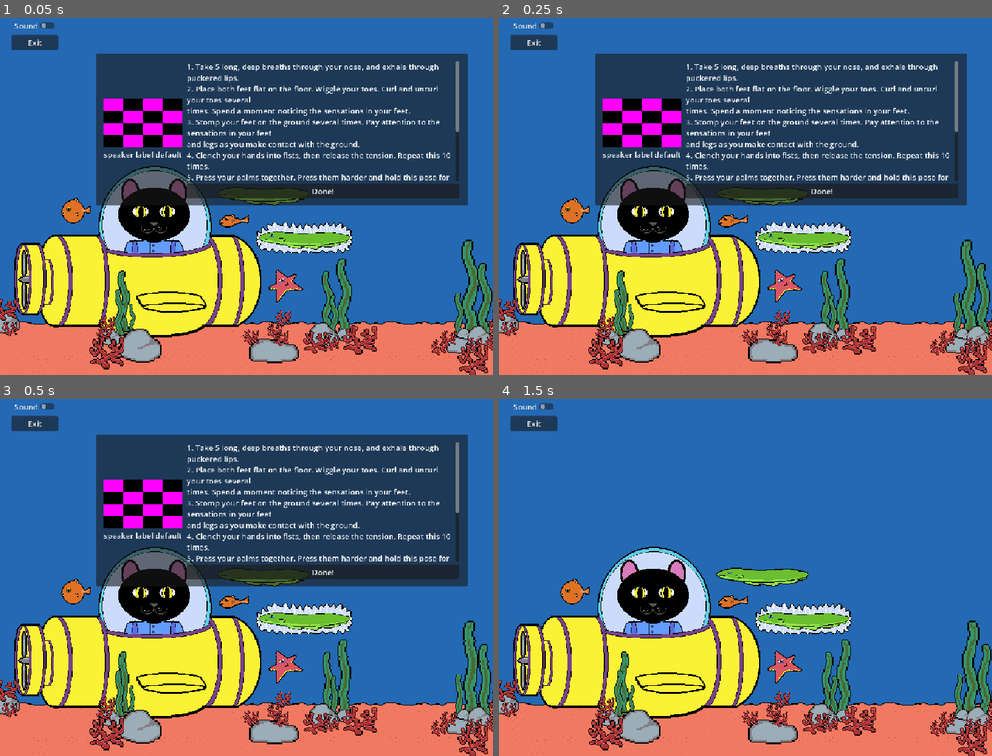
Above: before the commit, frames 1-4 (two rows, left to right).
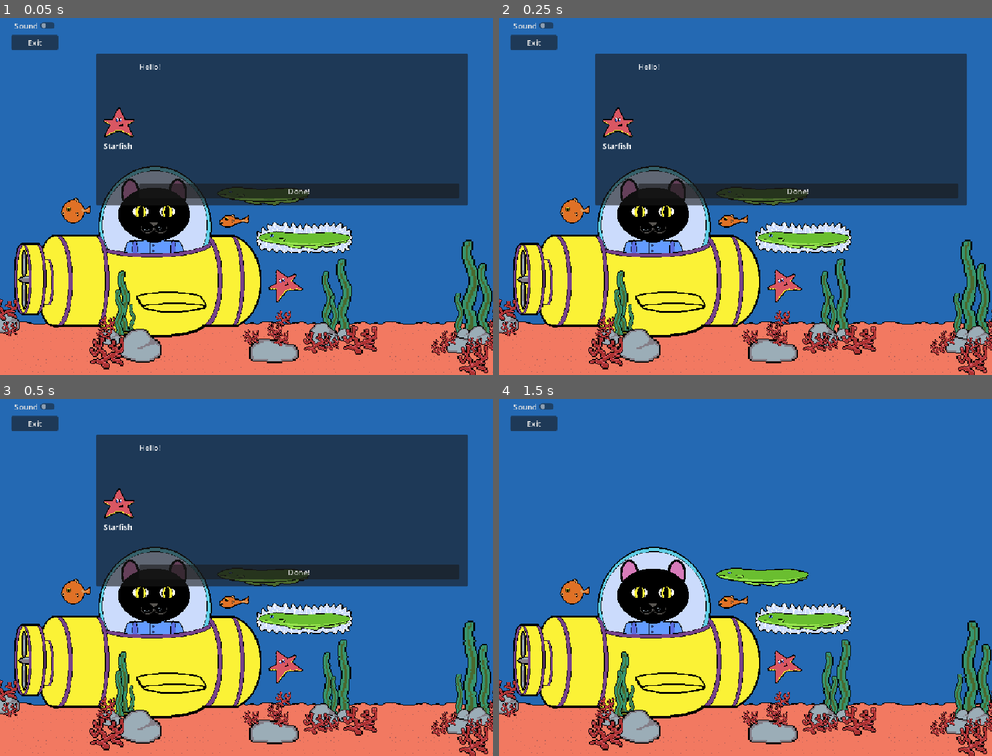
Above: after the commit, the same moments.

Repository: gainax2k1/uplifting_ocean
Game: Godot game, scene res://Scenes/uplifting_ocean.tscn
Same seed, same stepped clock (60 frames per second), same inputs: the game is played once before the commit and once after it.
Inputs:
- Up to frame 1 (0.05 s): no input
- Up to frame 2 (0.25 s): no input
- Up to frame 3 (0.5 s): no input
- Up to frame 4 (1.5 s): click "Done!" at 0.5 s

The runs differ from the first frame. In frame 1, 5.5% of the frame differs, in the area x 21-94%, y 12-51%; in frame 2, 5.5%; in frame 3, 5.5%; in frame 4, nothing differs.

Commit message:
reworked dialog manager working

Diff:
--- a/Scenes/Dialogue_Manager.gd
+++ b/Scenes/Dialogue_Manager.gd
@@ -1,7 +1,31 @@
-extends Control
+extends Node
 
-@export var node_path : NodePath
-@export var Dialogs : Array[String]
+@export var full_script : FullScript
+
+@onready var DialogBox = %DialogBox
+@onready var NPC_Icon = %NPCIcon
+@onready var DialogText = %DialogText
+@onready var SpeakerLabel = %SpeakerLabel
+@onready var done_button = %DoneButton
+
+
 
 func _ready() -> void:
+	DialogBox.hide()
+	start_dialog(full_script.Dialogues[0], 0)
+
 	pass
+
+func start_dialog(dialog:Dialogue, dialog_index:int):
+	if dialog_index == null:
+		dialog_index = 0
+
+	DialogBox.show()
+	NPC_Icon.texture = dialog.NPC_Icon
+	SpeakerLabel.text = dialog.NPC_Name
+	DialogText.text = dialog.Dialogs[dialog_index]
+
+	pass
+
+func _on_done_button_pressed() -> void:
+	DialogBox.hide()
--- a/Scenes/dialog.tscn
+++ b/Scenes/dialog.tscn
@@ -2,12 +2,14 @@
 
 [ext_resource type="Script" uid="uid://bb24tspl4newg" path="res://Scenes/Dialogue_Manager.gd" id="1_edf0l"]
 [ext_resource type="Script" uid="uid://dchd2qkhl6wvi" path="res://Scripts/dialog_box.gd" id="1_irs7l"]
+[ext_resource type="Resource" uid="uid://clvvjay05gcvp" path="res://Scripts/full_script.tres" id="2_87kay"]
 
 [sub_resource type="PlaceholderTexture2D" id="PlaceholderTexture2D_ga5kc"]
 size = Vector2(100, 100)
 
 [node name="Dialog" type="Node2D" unique_id=1563229591]
 script = ExtResource("1_edf0l")
+full_script = ExtResource("2_87kay")
 
 [node name="CanvasLayer" type="CanvasLayer" parent="." unique_id=1892181951]
 offset = Vector2(200, 100)
@@ -48,6 +50,7 @@
 texture = SubResource("PlaceholderTexture2D_ga5kc")
 
 [node name="SpeakerLabel" type="Label" parent="CanvasLayer/DialogBox/MarginContainer/HBoxContainer/VBoxContainer" unique_id=1861606087]
+unique_name_in_owner = true
 layout_mode = 2
 text = "speaker label default"
 
@@ -78,4 +81,4 @@
 layout_mode = 2
 text = "Done!"
 
-[connection signal="pressed" from="CanvasLayer/DialogBox/MarginContainer/HBoxContainer/VBoxContainer2/DoneButton" to="CanvasLayer/DialogBox" method="_on_done_button_pressed"]
+[connection signal="pressed" from="CanvasLayer/DialogBox/MarginContainer/HBoxContainer/VBoxContainer2/DoneButton" to="." method="_on_done_button_pressed"]
--- a/Scripts/Dialogue.gd
+++ b/Scripts/Dialogue.gd
@@ -2,5 +2,6 @@
 
 class_name Dialogue
 
+@export var NPC_Name : String
 @export var NPC_Icon : Texture2D
 @export var Dialogs : Array[String]
--- a/Scripts/Dialogue_script.tres
+++ /dev/null
@@ -1,10 +0,0 @@
-[gd_resource type="Resource" script_class="Dialogue" format=3 uid="uid://j0dq65h1l1w1"]
-
-[ext_resource type="Script" uid="uid://cmfv4wy4eohe4" path="res://Scripts/Dialogue.gd" id="1_slhys"]
-[ext_resource type="Texture2D" uid="uid://c4gjl1l7bh3t6" path="res://Assets/Sprites/puffer-big.png" id="1_w2xov"]
-
-[resource]
-script = ExtResource("1_slhys")
-NPC_Icon = ExtResource("1_w2xov")
-Dialogs = Array[String](["Hey, you look like you could use some help!", "I'm Puffy McPufferson, and I happen to be GREAT at breathing excercises!", "They can really help when you're feeling overwhelmed and stressed.", "Slowly take a deep breath where your belly fills up and hold it for 10 seconds. Then, sloooowly release it like you're blowing out  a straw."])
-metadata/_custom_type_script = "uid://cmfv4wy4eohe4"
--- /dev/null
+++ b/Scripts/FullScript.gd
@@ -0,0 +1,5 @@
+extends Resource
+
+class_name FullScript
+
+@export var Dialogues : Array[Dialogue]
--- a/Scripts/dialog_box.gd
+++ b/Scripts/dialog_box.gd
@@ -1,9 +1,7 @@
 extends Panel
 
-@onready var dialog : Node2D = get_node("res://Scenes/dialog.tscn")
 @onready var dialogue_text : RichTextLabel = %DialogText
 @onready var npc_icon : TextureRect = %NPCIcon
-@onready var done_button : Button = %DDoneButton
 
 
 
@@ -15,12 +13,4 @@
 	dialogue_text.text = "" #clears default text
 	# set npc icon
 
-
 	pass
-
-
-func _on_dialog_started():
-	visible = true
-
-func _on_done_button_pressed() -> void:
-	hide()
--- a/Scripts/event_bus.gd
+++ /dev/null
@@ -1,54 +0,0 @@
-# event_bus.gd - Autoload singleton
-class_name EventBusClass
-extends Node
-
-# Generic event signal
-signal event(event_name: String, data: Dictionary)
-
-# Specific typed signals for common events
-signal quest_started(quest_id: String)
-signal quest_completed(quest_id: String)
-signal quest_failed(quest_id: String)
-signal objective_completed(quest_id: String, objective_id: String)
-signal dialog_event(event_name: String)
-signal item_acquired(item_id: String, quantity: int)
-signal reputation_changed(faction: String, amount: int)
-
-var _listeners: Dictionary = {}  # event_name -> Array[Callable]
-
-
-func broadcast(event_name: String, data: Dictionary = {}) -> void:
-	event.emit(event_name, data)
-
-	# Fire specific typed signals based on event name prefix
-	if event_name.begins_with("quest_start:"):
-		quest_started.emit(event_name.get_slice(":", 1))
-	elif event_name.begins_with("quest_complete:"):
-		quest_completed.emit(event_name.get_slice(":", 1))
-	elif event_name.begins_with("quest_fail:"):
-		quest_failed.emit(event_name.get_slice(":", 1))
-	elif event_name.begins_with("objective_complete:"):
-		var parts := event_name.split(":")
-		if parts.size() >= 3:
-			objective_completed.emit(parts[1], parts[2])
-	elif event_name.begins_with("item:"):
-		var parts := event_name.split(":")
-		var quantity := int(parts[2]) if parts.size() >= 3 else 1
-		item_acquired.emit(parts[1], quantity)
-
-	# Call registered listeners
-	if _listeners.has(event_name):
-		for callback in _listeners[event_name]:
-			if callback.is_valid():
-				callback.call(data)
-
-
-func listen(event_name: String, callback: Callable) -> void:
-	if not _listeners.has(event_name):
-		_listeners[event_name] = []
-	_listeners[event_name].append(callback)
-
-
-func unlisten(event_name: String, callback: Callable) -> void:
-	if _listeners.has(event_name):
-		_listeners[event_name].erase(callback)
--- /dev/null
+++ b/Scripts/full_script.tres
@@ -0,0 +1,33 @@
+[gd_resource type="Resource" script_class="FullScript" format=3 uid="uid://clvvjay05gcvp"]
+
+[ext_resource type="Script" uid="uid://cmfv4wy4eohe4" path="res://Scripts/Dialogue.gd" id="1_ratjg"]
+[ext_resource type="Script" uid="uid://ccclnbarsi5c6" path="res://Scripts/FullScript.gd" id="2_7e12r"]
+[ext_resource type="Texture2D" uid="uid://cy1lbchsg4i61" path="res://Assets/Sprites/starfish.png" id="2_bd0cp"]
+[ext_resource type="Texture2D" uid="uid://by6mcmd8wespp" path="res://Assets/Sprites/puffer-small.png" id="3_u5gu4"]
+[ext_resource type="Texture2D" uid="uid://bmfhdfd0ae4fn" path="res://Assets/Sprites/eel.png" id="4_kc8wv"]
+
+[sub_resource type="Resource" id="Resource_k0ep2"]
+script = ExtResource("1_ratjg")
+NPC_Name = "Starfish"
+NPC_Icon = ExtResource("2_bd0cp")
+Dialogs = Array[String](["Hello!", "How's it going?", "Have a starry day! <3"])
+metadata/_custom_type_script = "uid://cmfv4wy4eohe4"
+
+[sub_resource type="Resource" id="Resource_nbxii"]
+script = ExtResource("1_ratjg")
+NPC_Name = "Puffer"
+NPC_Icon = ExtResource("3_u5gu4")
+Dialogs = Array[String](["Heyo!", "Need help breathing?", "Let's practice deep breathing!"])
+metadata/_custom_type_script = "uid://cmfv4wy4eohe4"
+
+[sub_resource type="Resource" id="Resource_h456a"]
+script = ExtResource("1_ratjg")
+NPC_Name = "Eel"
+NPC_Icon = ExtResource("4_kc8wv")
+Dialogs = Array[String](["HELLO!", "YOU LOOK A LITTL LOW ON ENERGY!", "THIS MIGHT \"SHOCK\" YOU, BUT I CAN HELP YOU!", "LET'S GOOOO!!!"])
+metadata/_custom_type_script = "uid://cmfv4wy4eohe4"
+
+[resource]
+script = ExtResource("2_7e12r")
+Dialogues = Array[ExtResource("1_ratjg")]([SubResource("Resource_k0ep2"), SubResource("Resource_nbxii"), SubResource("Resource_h456a")])
+metadata/_custom_type_script = "uid://ccclnbarsi5c6"
--- a/Scripts/submarine.gd
+++ b/Scripts/submarine.gd
@@ -0,0 +1,11 @@
+extends Node2D
+
+# Called when the node enters the scene tree for the first time.
+func _ready() -> void:
+
+	pass # Replace with function body.
+
+
+# Called every frame. 'delta' is the elapsed time since the previous frame.
+func _process(delta: float) -> void:
+	pass
--- a/project.godot
+++ b/project.godot
@@ -17,7 +17,7 @@
 
 [autoload]
 
-EventBus="*uid://uwdathscoi06"
+EventBus="uid://uwdathscoi06"
 DialogManager="uid://cjq4rqp8ynh5c"
 
 [display]
--- a/project_time_traker.json
+++ b/project_time_traker.json
@@ -1,7 +1,8 @@
 {
   "2D": 235.122215747833,
   "3D": 44.9551446437836,
-  "Editor": 3389.70375561714,
-  "Game": 121.343857288361,
-  "Script": 2988.28253793716
+  "AFK": 244.011056900024,
+  "Editor": 8777.07941579819,
+  "Game": 370.337215900421,
+  "Script": 8126.66483950615
 }
Not shown, added: Scripts/FullScript.gd.uid
Not shown, removed: Scripts/event_bus.gd.uid
